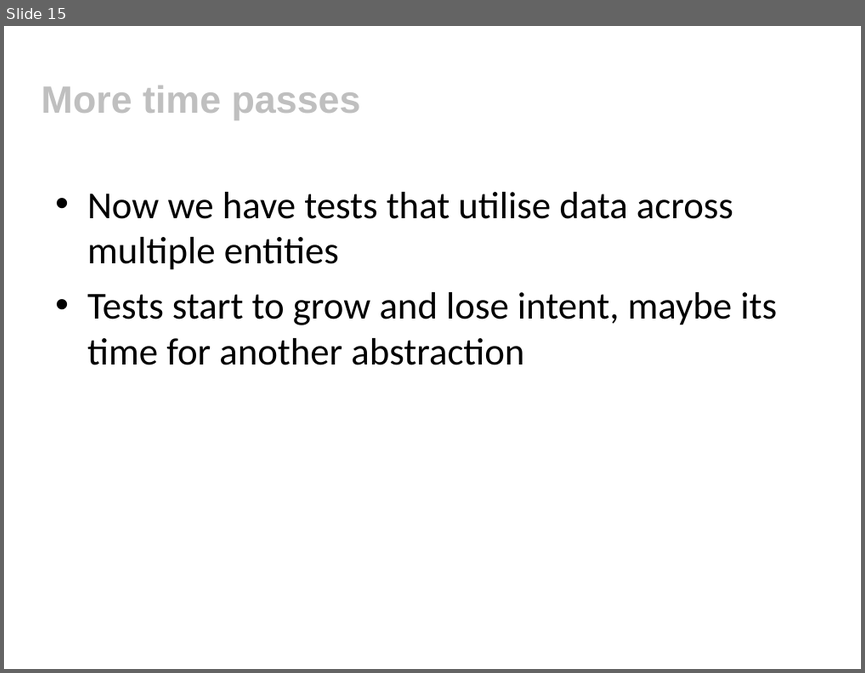
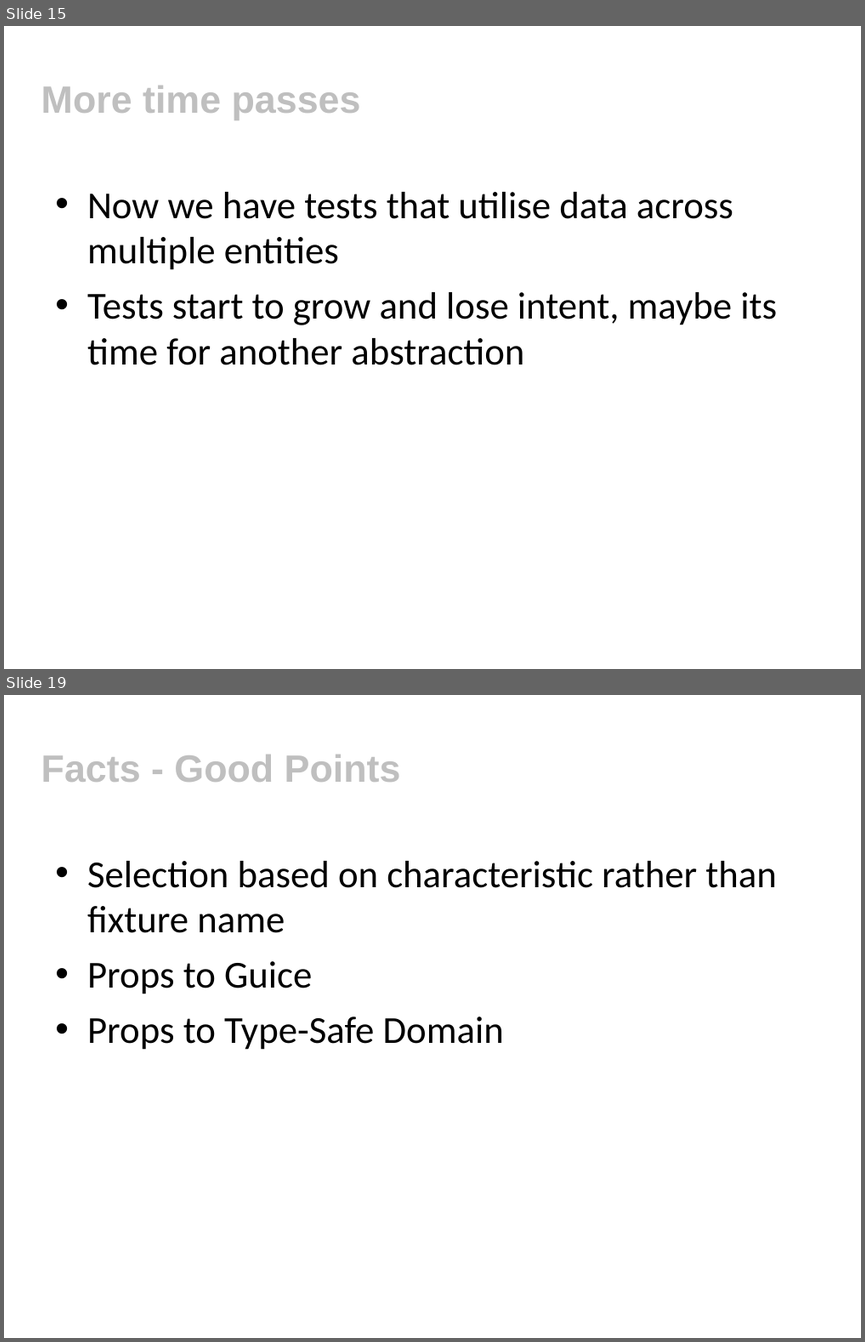
Before and after one commit to tobyclemson/test-data-generation-and-verification-presentation, a slide deck: test-data-generation-and-verification.ppt. Shown one above the other, each under a label of ours: slide 15 before the commit, slides 15 and 19 after it; the slides between them are not shown. The pictures are 865x673 and 865x1342 pixels, drawn with LibreOffice and Linux fonts; fonts in the diff are those of the drawing; background and template pictures are left out. Boxes give left, top, right and bottom in pixels: in the first picture for what was removed or moved away, otherwise in the second. Text is boxed around its words. In the diff, an @@ line names an element or a change of style, - is before the commit and + after.

```diff
--- a/test-data-generation-and-verification.ppt
+++ b/test-data-generation-and-verification.ppt
@@ slide 19 added at [4, 695, 861, 1338], background #FFFFFF @@
@@ title added at [41, 755, 401, 782], 32 pt, text #BFBFBF, bold @@
+Facts - Good Points
@@ text added at [87, 861, 777, 1049], 32 pt, text #000000 @@
+• Selection based on characteristic rather than fixture name
+• Props to Guice
+• Props to Type-Safe Domain
```
Also in this commit, not shown: 1 slide changed, 5 other slides added, 1 other file.
